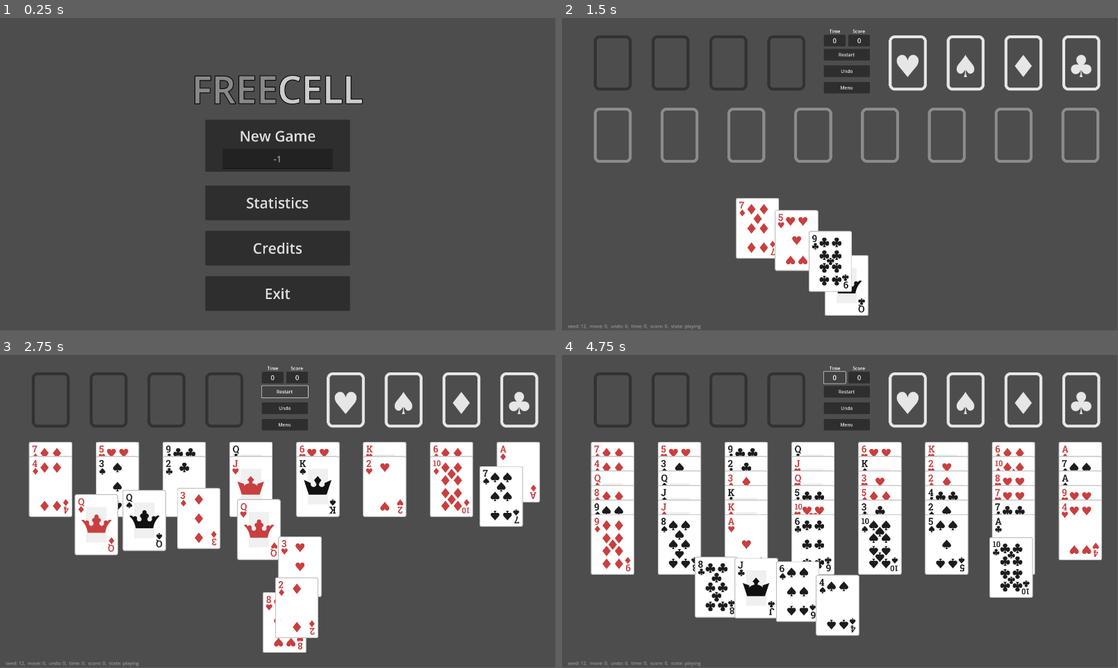
Above: before the commit, frames 1-4 (two rows, left to right).
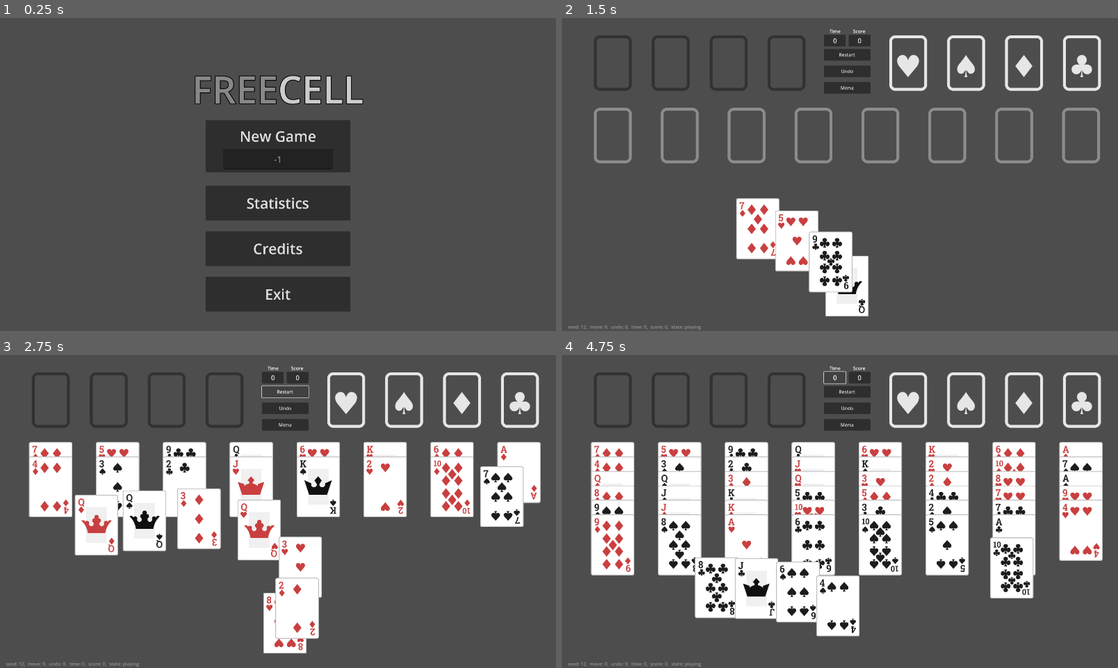
Above: after the commit, the same moments.

Repository: emabrey/card-framework
Game: Godot game, scene res://freecell/scenes/menu/menu.tscn
Same seed, same stepped clock (60 frames per second), same inputs: the game is played once before the commit and once after it.
Inputs (mouse positions are in pixels of both pictures, inside the frame that each line leads up to):
- Up to frame 1 (0.25 s): no input
- Up to frame 2 (1.5 s): click (840, 158) at 0.52 s; type "12" at 0.6 s; click "New Game" at 1.25 s
- Up to frame 3 (2.75 s): click "Restart" at 2 s
- Up to frame 4 (4.75 s): click "Restart" at 2.75 s; click "Restart" at 3.5 s; click "0" at 4.25 s
In our replay, the window is 799x449 before the commit and 800x450 after it. These sizes can differ from the game's own. Grey fills any space a smaller window leaves; there, only what the larger window draws over its background counts as a difference.

The runs differ from the first frame. In frame 1, 1.0% of the frame differs, in the area x 35-66%, y 18-94%; in frame 2, 2.3%; in frame 3, 3.6%; in frame 4, 5.8%, in the area x 1-98%, y 3-100%.

Commit message:
feat: update window size settings and stretch mode in project configuration

Diff:
--- a/project.godot
+++ b/project.godot
@@ -23,3 +23,5 @@
 
 window/size/viewport_width=1920
 window/size/viewport_height=1080
+window/size/mode=4
+window/stretch/mode="viewport"
